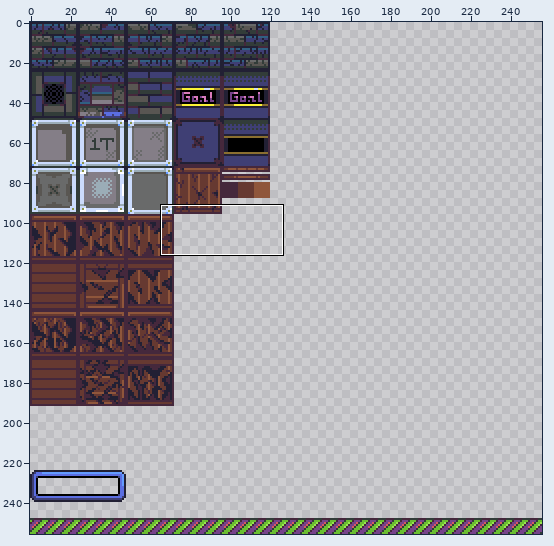
Sprite sheet, stored at Assets/textures/atlas.png. Above, an overview of the earlier version with the close-up marked.
Close-up. Old version:
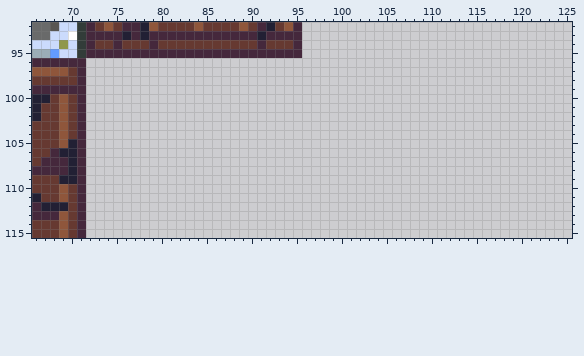
The file is 256x256 pixels. Shown: x 66..125, y 92..115.
And afterwards:
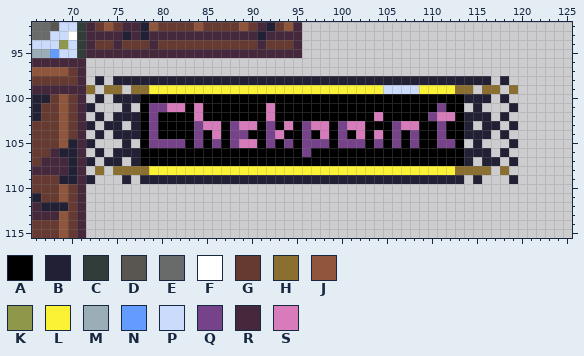
Palette (. is transparent): A #000000  B #222034  C #323c39  D #595652  E #696a6a  F #ffffff  G #663931  H #8a6f30  J #8f563b  K #8f974a  L #fbf236  M #9badb7  N #639bff  P #cbdbfc  Q #76428a  R #45283c  S #d77bba
Commit message: [WIP] models/checkpoint.fbx: Update model's texture
Changes in this commit:
@@ x 66..125 @@
  97 JJJJGR......................................................
- 98 GGGGGR......................................................
- 99 RRRRRR......................................................
-100 BBGJGR......................................................
-101 BGGJGR......................................................
-102 BGGJGR......................................................
-103 GGGJGR......................................................
-104 GGGJGR......................................................
-105 GGGJBR......................................................
-106 GGRBBR......................................................
-107 GRRRBR......................................................
-108 RRRRBR......................................................
-109 GGGBBR......................................................
+ 98 GGGGGR.B.BBBBBBBBBBBBBBBBBBBBBBBBBBBBBBBBBBBBBBBBBB.B.......
+ 99 RRRRRRH.HH.HHLLLLLLLLLLLLLLLLLLLLLLLLLLPPPPLLLLHH.HH.H......
+100 BBGJGR.B.BBBAAAAAAAAAAAAAAAAAAAAAAAAAAAAAAAAAAAABBB.B.......
+101 BGGJGRB...B.AQQSSASAAAAAAASAAAAAAAAAAAAAAAAAAQAA.B...B......
+102 BGGJGR.B.BBBAQAAAASAAAAAAASAAAAAAAAAAASAAAAAQSSABBB.B.......
+103 GGGJGRB.BB.BAQAAAAQSSAQSSAQASAQSSAQSSAAAQSSAAQAAB.BB.B......
+104 GGGJGR.B.BBBAQAAAAQASAQQAAQSAAQASAQASASAQAQAAQAABBB.B.......
+105 GGGJBRB...B.AQQQQAQAQAQSSAQAQAQQQAQQQAQAQAQAAQQA.B...B......
+106 GGRBBR.B.BBBAAAAAAAAAAAAAAAAAAQAAAAAAAAAAAAAAAAABBB.B.......
+107 GRRRBRB.BB.BAAAAAAAAAAAAAAAAAAAAAAAAAAAAAAAAAAAAB.BB.B......
+108 RRRRBR.H.HHHHLLLLLLLLLLLLLLLLLLLLLLLLLLLLLLLLLLHHHH.H.......
+109 GGGBBRB...B.BBBBBBBBBBBBBBBBBBBBBBBBBBBBBBBBBBBB.B...B......
 110 GGGJGR......................................................
Pixel boxes of the changes (left, top, right, bottom) in both close-ups:
added: (86, 76, 518, 184)
